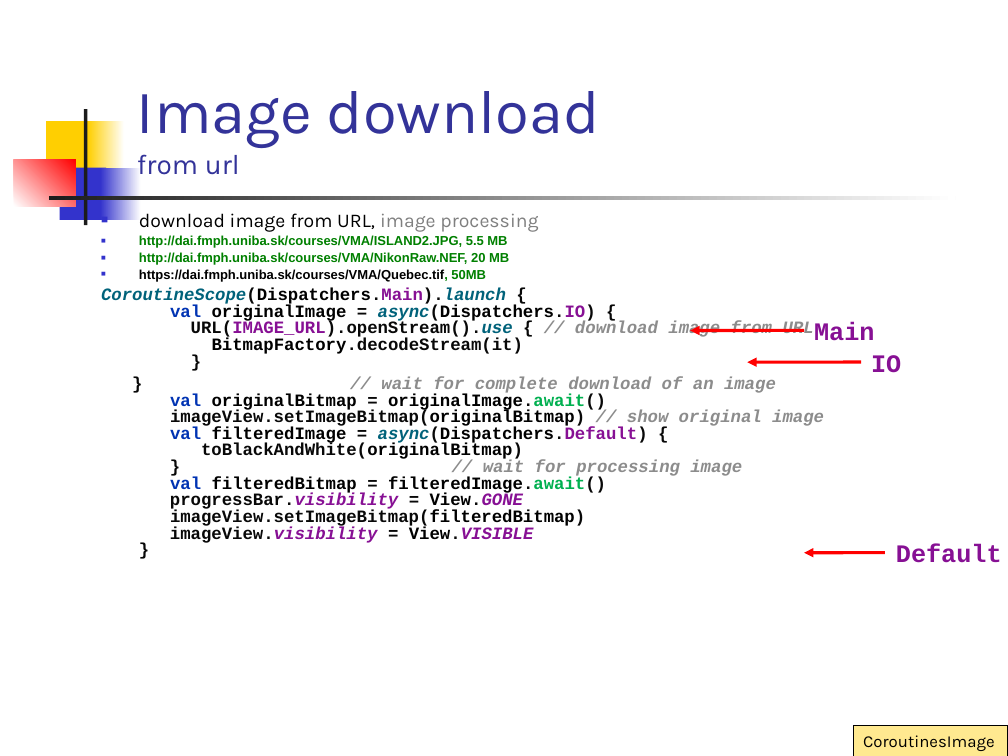
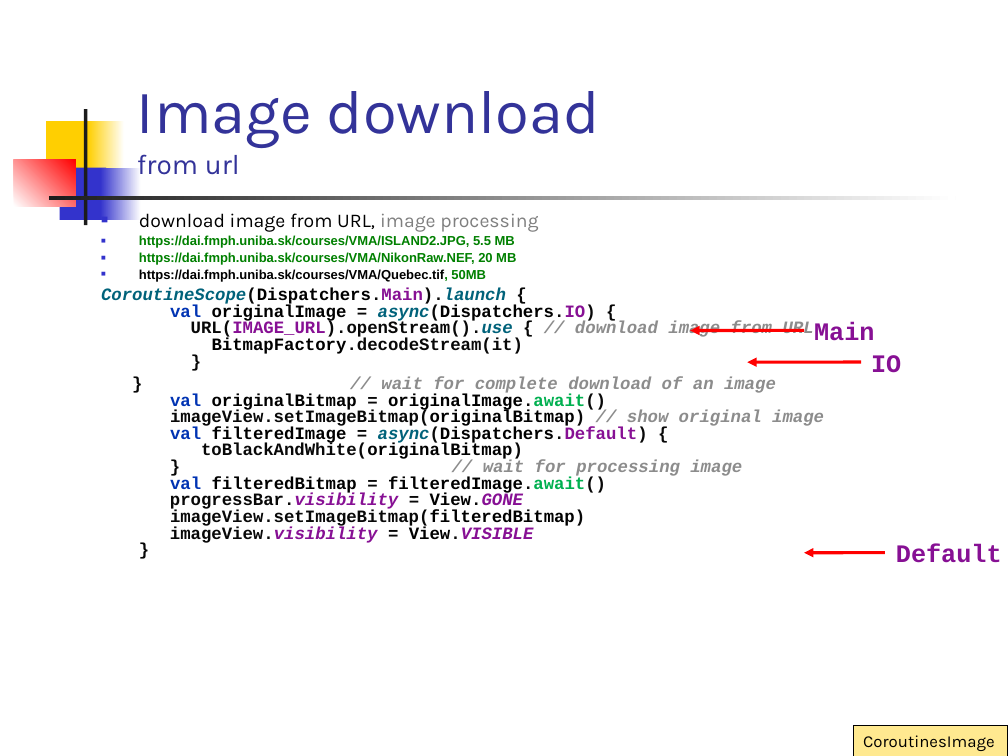
Before and after one commit to vmandro/Prednasky, a slide deck: slide 34 of 10/10_Android.ppt. Drawn at 1008x756 pixels with LibreOffice and Linux fonts; fonts in the diff are those of the drawing. Boxes give left, top, right and bottom in pixels: in the first picture for what was removed or moved away, otherwise in the second. Text is boxed around its words. In the diff, an @@ line names an element or a change of style, - is before the commit and + after.

```diff
--- a/10/10_Android.ppt
+++ b/10/10_Android.ppt
@@ text at <box>139,235,516,265</box>: text changed @@
-■ http://dai.fmph.uniba.sk/courses/VMA/ISLAND2.JPG, 5.5 MB
-■ http://dai.fmph.uniba.sk/courses/VMA/NikonRaw.NEF, 20 MB
+■ https://dai.fmph.uniba.sk/courses/VMA/ISLAND2.JPG, 5.5 MB
+■ https://dai.fmph.uniba.sk/courses/VMA/NikonRaw.NEF, 20 MB
```
Also in this commit, not shown: 4 other slides changed, 1 other file.
